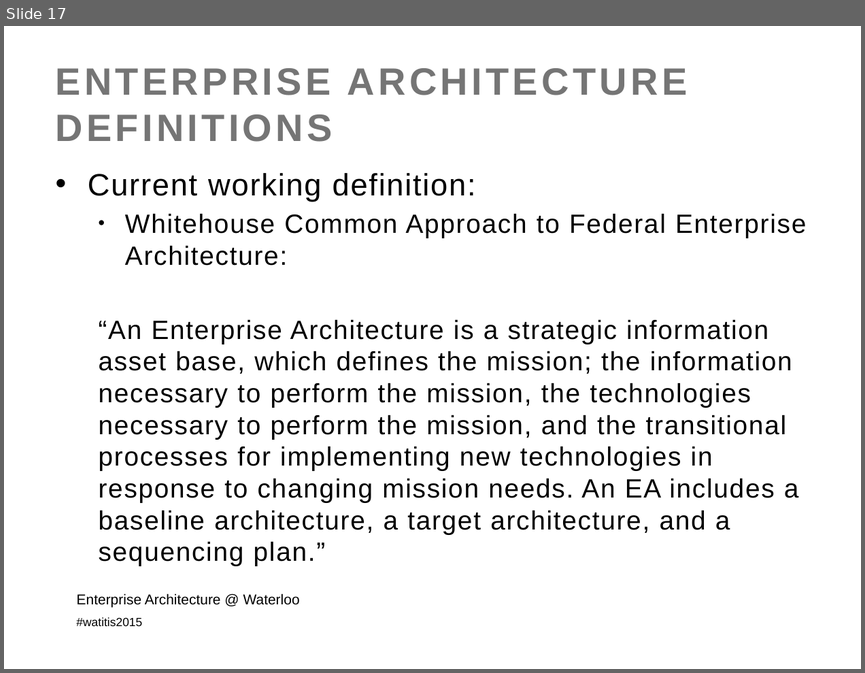
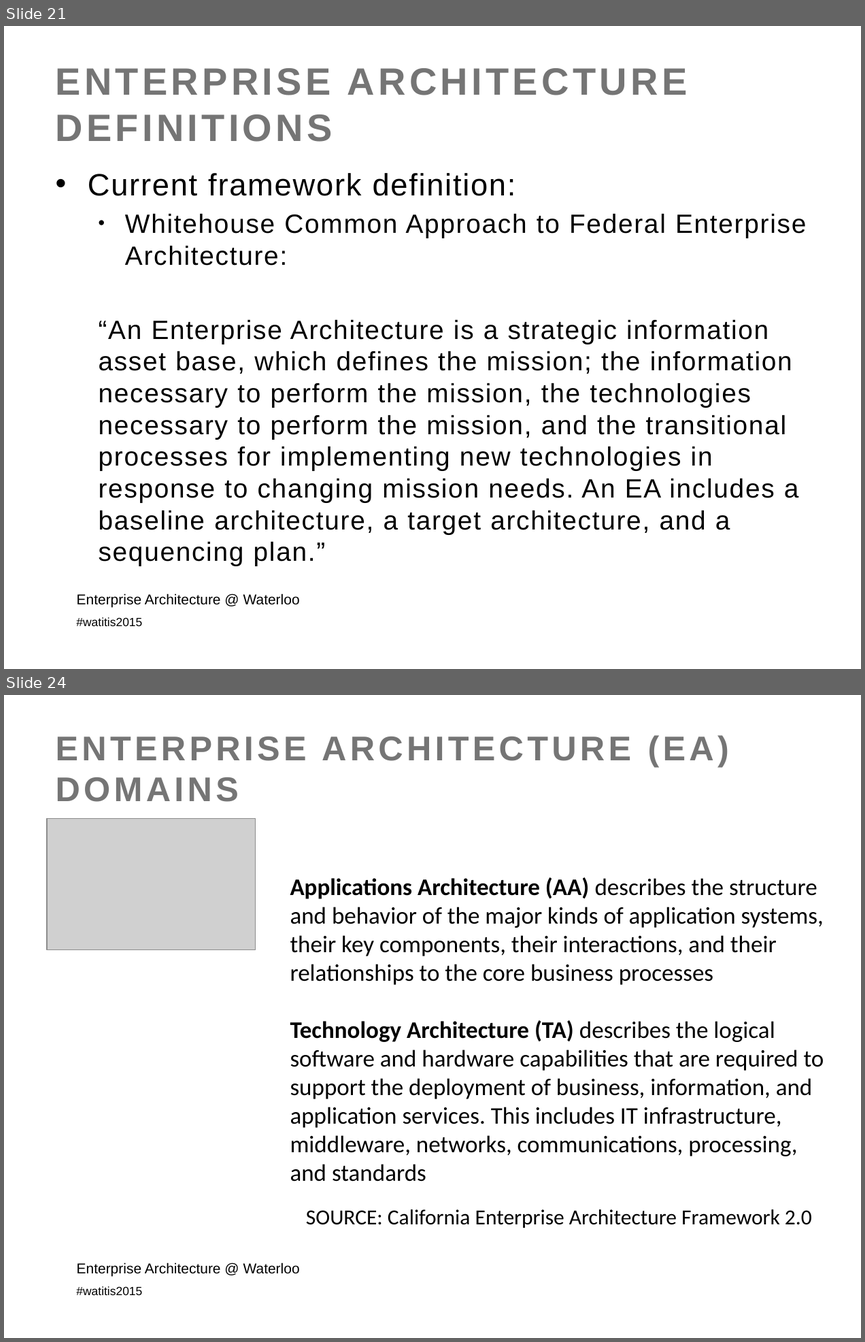
Before and after one commit to colinbellCA/presentation-istea-watitis2015, a slide deck: ISTEA-WatITis2015.pptx. Shown one above the other, each under a label of ours: slide 17 before the commit, slides 21 and 24 after it; the slides between them are not shown. The pictures are 865x673 and 865x1342 pixels, drawn with LibreOffice and Linux fonts; fonts in the diff are those of the drawing; grey boxes stand for pictures; background and template pictures are left out. Boxes give left, top, right and bottom in pixels: in the first picture for what was removed or moved away, otherwise in the second. Text is boxed around its words. In the diff, an @@ line names an element or a change of style, - is before the commit and + after.

```diff
--- a/ISTEA-WatITis2015.pptx
+++ b/ISTEA-WatITis2015.pptx
@@ slide 24 added at bbox=[4, 695, 861, 1338], background picture (left out); not listed: 1 template element that a slide beside it also shows @@
@@ title added at bbox=[56, 735, 729, 802], 28.8 pt, text #757575, bold @@
+ENTERPRISE ARCHITECTURE (EA)
+DOMAINS
@@ picture added at bbox=[47, 818, 256, 949] @@
@@ text added at bbox=[290, 877, 824, 1181], 20 pt, text #000000 @@
+Applications Architecture (AA) describes the structure and behavior of the major kinds of application systems, their key components, their interactions, and their relationships to the core business processes
+Technology Architecture (TA) describes the logical software and hardware capabilities that are required to support the deployment of business, information, and application services. This includes IT infrastructure, middleware, networks, communications, processing, and standards
@@ text added at bbox=[306, 1209, 812, 1227], 18 pt, text #000000 @@
+SOURCE: California Enterprise Architecture Framework 2.0
@@ text added at bbox=[77, 1262, 300, 1276], 12 pt, text #000000 @@
+Enterprise Architecture @ Waterloo
@@ what was slide 17 is now slide 21 @@
@@ slide 21 changed as well @@
@@ text at bbox=[88, 173, 516, 196]: text changed @@
-• Current working definition:
+• Current framework definition:
```
Also in this commit, not shown: 9 other slides changed, 15 other slides added, 3 other files.
